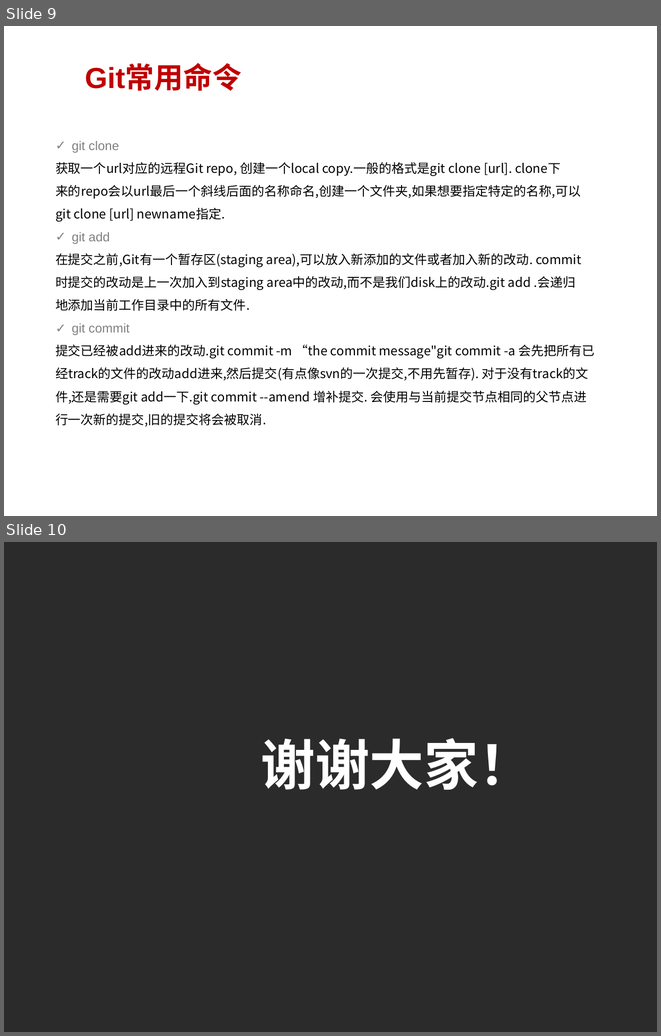
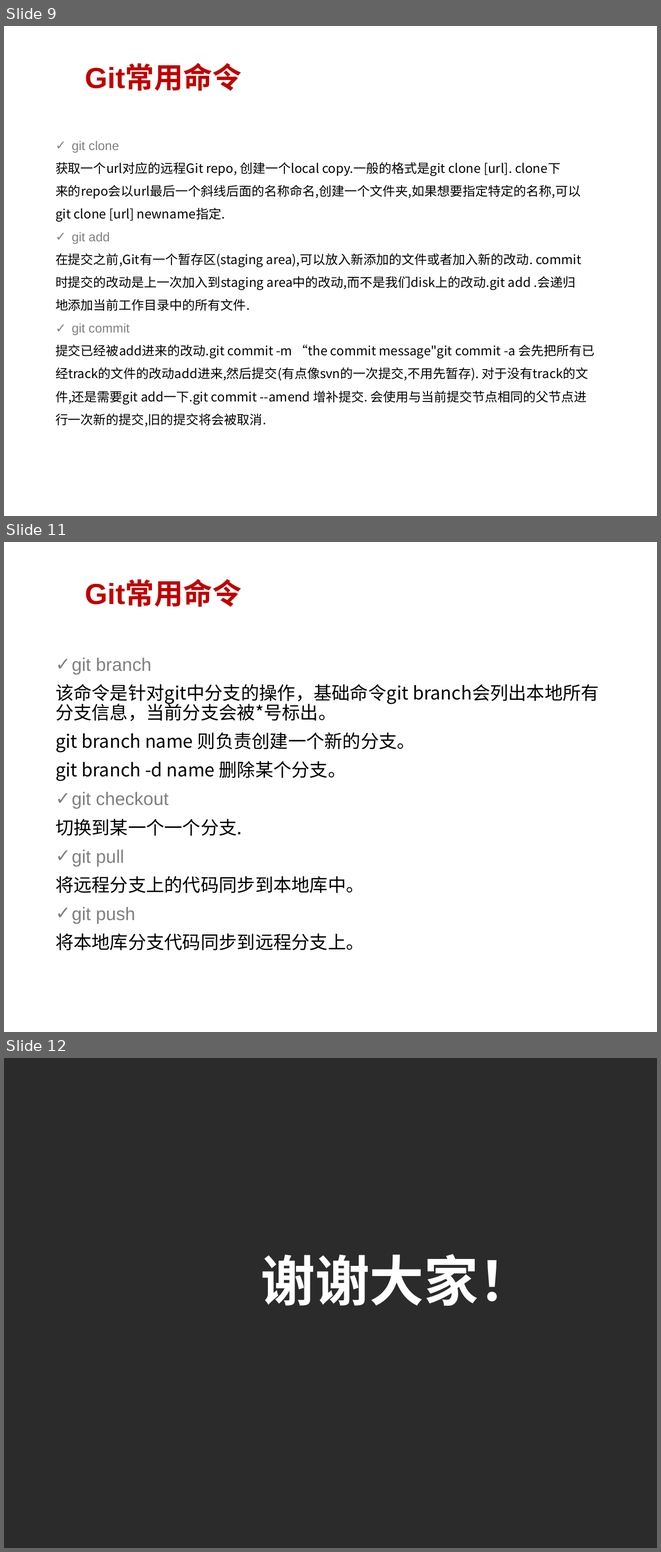
Before and after one commit to guigevip/gjhdemo, a slide deck: gjhDemo/git.pptx. Shown one above the other, each under a label of ours: slides 9 and 10 before the commit, slides 9, 11 and 12 after it; the slides between them are not shown. The pictures are 661x1036 and 661x1552 pixels, drawn with LibreOffice and Linux fonts; fonts in the diff are those of the drawing; background and template pictures are left out; a plain dark background stands for a picture behind light text. Boxes give left, top, right and bottom in pixels: in the first picture for what was removed or moved away, otherwise in the second. Text is boxed around its words. In the diff, an @@ line names an element or a change of style, - is before the commit and + after.

```diff
--- a/gjhDemo/git.pptx
+++ b/gjhDemo/git.pptx
@@ slide 11 added at bbox=[4, 542, 657, 1032], background picture (left out) @@
@@ title added at bbox=[85, 581, 241, 607], 32 pt, text #C00000, bold @@
+Git常用命令
@@ text added at bbox=[55, 658, 415, 950], 20 pt, text #000000 @@
+✓ git branch
+该命令是针对git中分支的操作，基础命令git branch会列出本地所有分支信息，当前分支会被*号标出。
+git branch name 则负责创建一个新的分支。
+git branch -d name 删除某个分支。
+✓ git checkout
+切换到某一个一个分支.
+✓ git pull
+将远程分支上的代码同步到本地库中。
+✓ git push
+将本地库分支代码同步到远程分支上。
@@ what was slide 10 is now slide 12 @@
```
Also in this commit, not shown: 1 other slide added, 1 other file.
